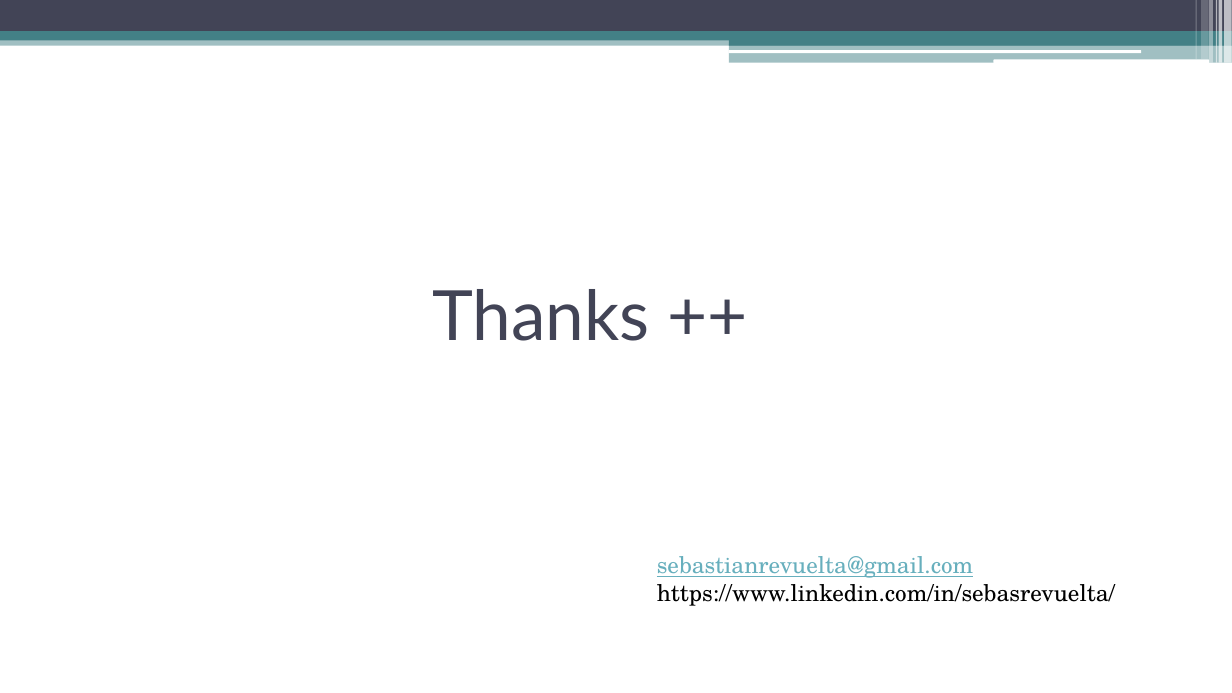
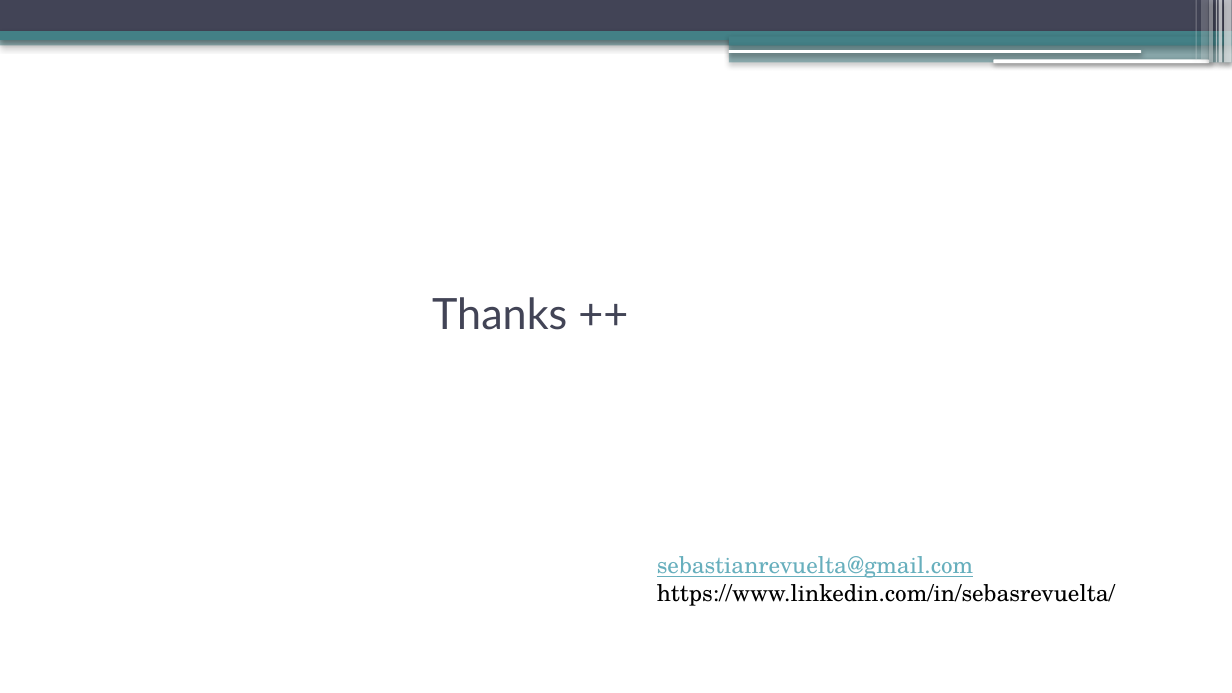
Before and after one commit to sebastianrevuelta/Chess, a slide deck: slide 35 of doc/Check (mate) to the vulnerabilities.pptx (slide 32 before the commit). Drawn at 1232x693 pixels with LibreOffice and Linux fonts; fonts in the diff are those of the drawing. Boxes give left, top, right and bottom in pixels: in the first picture for what was removed or moved away, otherwise in the second. Text is boxed around its words. In the diff, an @@ line names an element or a change of style, - is before the commit and + after.

```diff
--- a/doc/Check (mate) to the vulnerabilities.pptx
+++ b/doc/Check (mate) to the vulnerabilities.pptx
@@ shadow on in 13 elements at (0,37,1232,45), (0,0,1232,31), (0,31,1232,41), (729,36,1232,45), (729,44,1232,63), (728,50,1141,53), (994,59,1209,63), (1225,0,1232,63), (1219,0,1223,63), (1216,0,1217,63), (1210,0,1214,63), (1202,0,1209,59), (1196,0,1197,59) @@
@@ text "Thanks ++" at (432,297,567,330): size 54 to 33.6 pt @@
```
Also in this commit, not shown: 22 other slides changed, 12 slides added, 9 slides removed.
